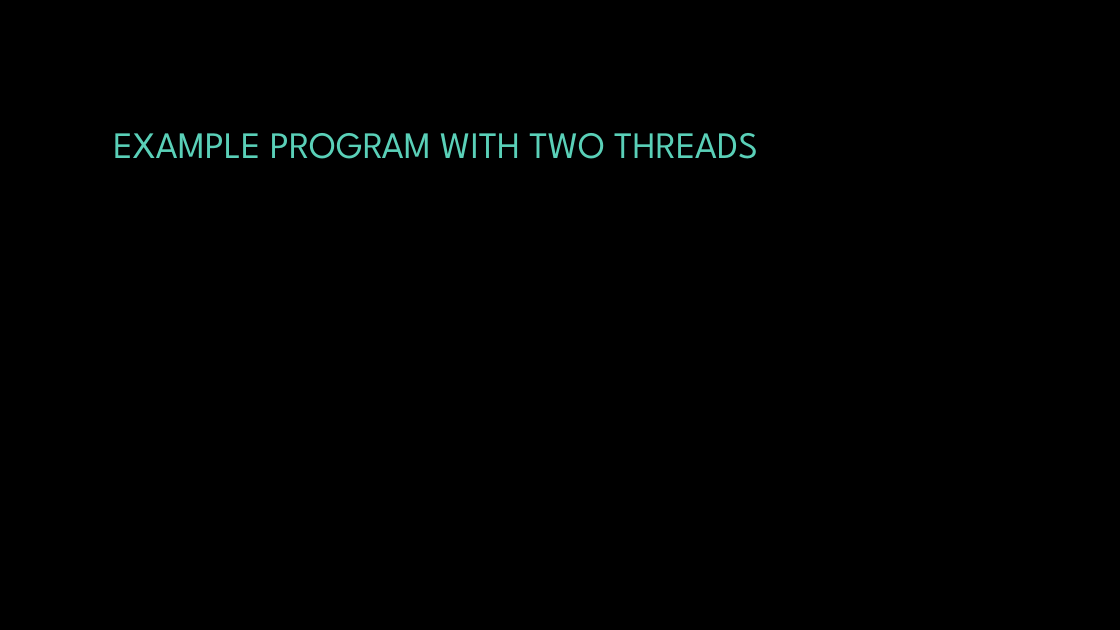
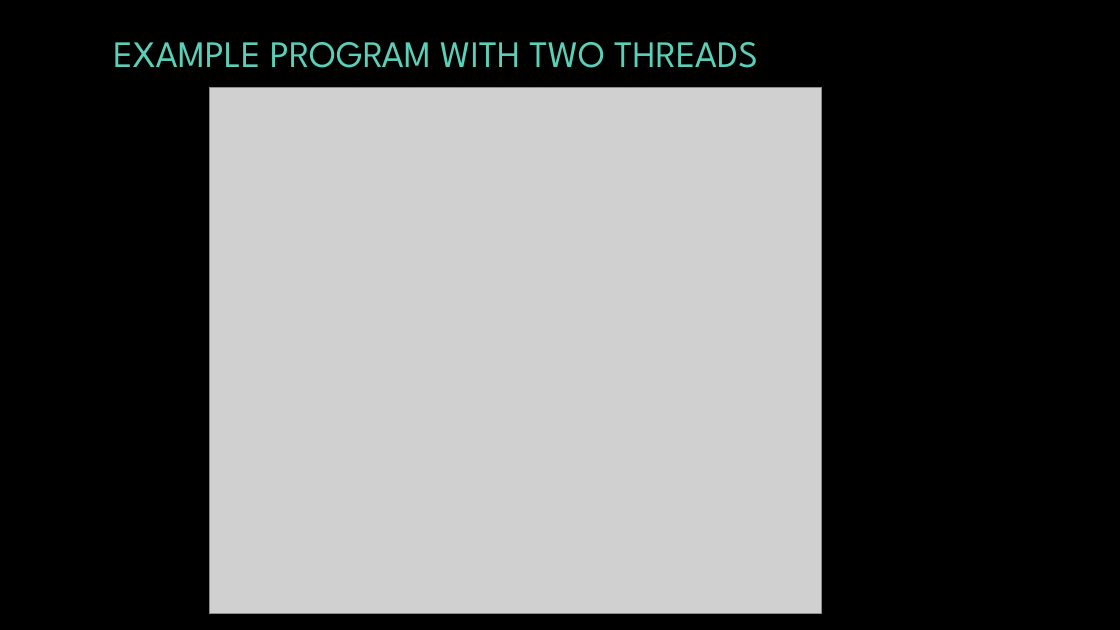
Before and after one commit to Byte-Lab/JCoz, a slide deck: slide 8 of project_presentation.pptx. Drawn at 1120x630 pixels with LibreOffice and Linux fonts; fonts in the diff are those of the drawing; grey boxes stand for pictures; background and template pictures are left out. Boxes give left, top, right and bottom in pixels: in the first picture for what was removed or moved away, otherwise in the second. Text is boxed around its words. In the diff, an @@ line names an element or a change of style, - is before the commit and + after.

```diff
--- a/project_presentation.pptx
+++ b/project_presentation.pptx
@@ title "EXAMPLE PROGRAM WITH TWO THREADS": place and size @@
-title "EXAMPLE PROGRAM WITH TWO THREADS" at (113,133,758,159)
+title "EXAMPLE PROGRAM WITH TWO THREADS" at (113,42,758,68)
@@ picture added at (210,87,822,613) @@
```
Also in this commit, not shown: 4 other slides changed, 24 slides added, 11 other files.
